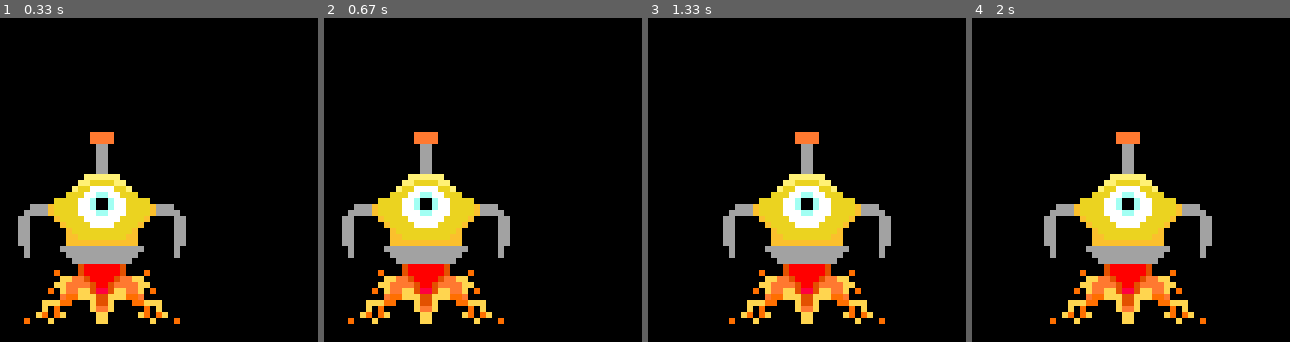
Above: before the commit, frames 1-4 (left to right).
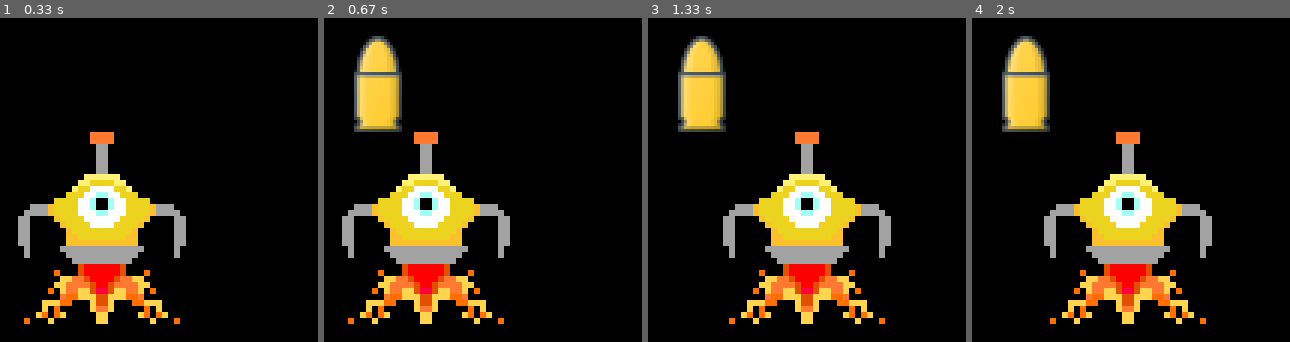
Above: after the commit, the same moments.

Repository: tatyderb/games_in_pygame
Game: pygame game, started from space_invaders_live/space_invader.py
Same seed, same stepped clock (60 frames per second), same inputs: the game is played once before the commit and once after it.
Inputs (mouse positions are in pixels of both pictures, inside the frame that each line leads up to):
- Up to frame 1 (0.33 s): no input
- Up to frame 2 (0.67 s): press the mouse at (outside the picture) at 0.37 s; move the mouse to (outside the picture) at 0.47 s; release the mouse at (outside the picture) at 0.6 s
- Up to frame 3 (1.33 s): hold Right 0.67-1.13 s; hold Right from 1.17 s (still down)
- Up to frame 4 (2 s): release Right at 1.63 s; hold Left from 1.67 s (still down)

Frame 1 is identical in both runs. In frame 2, 4.0% of the frame differs, in the area x 9-25%, y 5-36%; in frame 3, 4.0%; in frame 4, 4.0%.

Commit message:
создали пулю, она стоит

Diff:
--- a/space_invaders_live/space_invader.py
+++ b/space_invaders_live/space_invader.py
@@ -5,6 +5,7 @@
 # загружаем изображения
 player_img = pygame.image.load('resources/img/player.png')
 icon_img = pygame.image.load('resources/img/ufo.png')
+bullet_img = pygame.image.load('resources/img/bullet.png')
 
 
 # размеры окна
@@ -27,6 +28,16 @@
 player_speed = 0.5
 player_dx = 0
 
+# пуля
+bullet_alive = False
+bullet_width = bullet_img.get_width()
+bullet_height = bullet_img.get_height()
+bullet_x, bullet_y = 0, 0
+# x, y = y, x
+bullet_dy = 1
+
+
+
 # обновление моделей
 def player_update():
     global player_x
@@ -37,13 +48,24 @@
     if player_x > display_width - player_width:
         player_x = display_width - player_width
 
+
 def model_update():
     player_update()
+
+def bullet_create():
+    global bullet_alive
+    """Создаем пулю над игроком, она летит вертикально вверх"""
+    x = player_x
+    y = player_y - bullet_height
+    bullet_alive = True
+    return x, y
 
 # перерисовки
 def display_redraw():
     display.fill((0, 0, 0), (0, 0, display_width, display_height))
     display.blit(player_img, (player_x, player_y))
+    if bullet_alive:
+        display.blit(bullet_img, (bullet_x, bullet_y))
     pygame.display.update()
 
 # события
@@ -62,11 +84,19 @@
     if event.type == pygame.KEYUP:
         player_dx = 0
 
+def event_bullet(event):
+    global bullet_x, bullet_y, bullet_alive
+    if event.type == pygame.MOUSEBUTTONDOWN:
+        key = pygame.mouse.get_pressed()
+        if key[0] and not bullet_alive:
+            bullet_x, bullet_y = bullet_create()
+
 def event_process():
     running_status = True
     for event in pygame.event.get():
         running_status = event_quit(event)
         event_player(event)
+        event_bullet(event)
     return running_status
 
 
